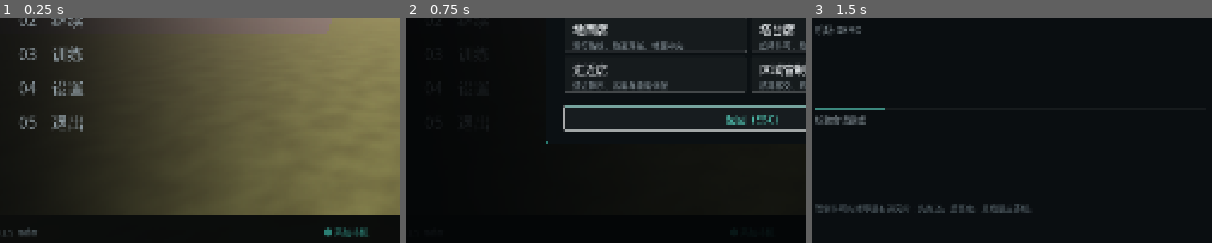
Above: before the commit, frames 1-3 (left to right).
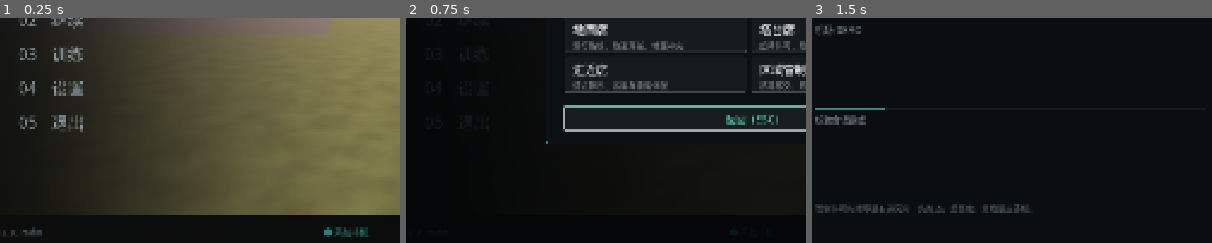
Above: after the commit, the same moments.

Repository: LFHacker/Civil-Aviation-Controller-Simulator
Game: Godot game, scene res://main.tscn
Same seed, same stepped clock (60 frames per second), same inputs: the game is played once before the commit and once after it.
Inputs:
- Up to frame 1 (0.25 s): no input
- Up to frame 2 (0.75 s): click "01 新游戏" at 0.5 s
- Up to frame 3 (1.5 s): click "02 继续" at 1.25 s
The pictures show only the part of the screen within x 7-57%, y 49-99%; the shares and areas given below are measured in that part.

The runs differ from the first frame. In frame 1, 0.1% of the frame differs, in the area x 2-11%, y 92-97%; in frame 2, less than 0.1%; in frame 3, nothing differs.

Commit message:
教学引导 + 各席位通话清单 + 地面准备好了
- 08 §7：Radio.CALL_TYPES 落成数据（放行 5 / 地面 5 / 塔台 3 / 进近·区域待扩展），
  后面做那些席位照表实现
- 08 §10：Radio.teaching_hint 按对话模式给一句话提示，显示在放行席提示区
- 07 §5.1：复诵确认后 2-5 秒机组主动报"地面准备好了，呼号"，只说一次
- 08 语音档（ASR/LLM/TTS）在 README 里明确标注未实现，界面提示也用文本代替
- tests/test_guide.gd：22 项断言；全套 22 套件 855 项全绿
- 版本 0.1.10

Diff:
--- a/core/version.gd
+++ b/core/version.gd
@@ -4,7 +4,7 @@
 
 const MAJOR := 0
 const MINOR := 1
-const PATCH := 9
+const PATCH := 10
 
 const CODENAME := "radar"
 
--- a/sim/delivery_desk.gd
+++ b/sim/delivery_desk.gd
@@ -791,6 +791,18 @@
 			fl.callsign, int(sim_time - fl.t_readback)])
 
 
+## 07 §5.1：复诵确认后机组主动报"地面准备好了，呼号"（2–5 秒后，只说一次）
+func _tick_ground_ready(sim_time: float) -> void:
+	for f in flights:
+		var fl := f as Flight
+		if fl.ground_ready_said or fl.ground_ready_at < 0.0:
+			continue
+		if fl.handed_off or sim_time < fl.ground_ready_at:
+			continue
+		fl.ground_ready_said = true
+		_log(sim_time, "pilot", "地面准备好了，%s。" % fl.callsign)
+
+
 ## 该项是否正在协调中（界面显示「协调中…」）
 func review_coordinating(callsign: String, key: String) -> bool:	return _coord.has("%s|%s" % [callsign, key])
 
@@ -1608,6 +1620,7 @@
 	_tick_pilot_requery(sim_time)
 	_tick_emergency(sim_time)
 	_tick_readback_waiting(sim_time)
+	_tick_ground_ready(sim_time)
 	for f in flights:
 		if f.state != Flight.State.SENT:
 			continue
@@ -1860,6 +1873,9 @@
 	f.state = Flight.State.CLEARED
 	f.t_cleared = sim_time
 	f.readback_deadline = -1.0
+	# 07 §5.1：复诵确认后机组会主动报"地面准备好了"（随机 2–5 秒）
+	f.ground_ready_at = sim_time + 2.0 + rng.randf() * 3.0
+	f.ground_ready_said = false
 	cleared_count += 1
 	_log(sim_time, "atc", "%s，复诵正确，放行完成，联系地面。" % f.callsign)
 	return {"ok": true, "error": "", "correct": true}
--- a/sim/flight.gd
+++ b/sim/flight.gd
@@ -89,6 +89,11 @@
 var atis_suspect := false
 ## 已经发生的特情描述；空串表示正常
 var emergency := ""
+
+## 复诵确认后多久机组会主动报"地面准备好了"（07 §5.1）
+var ground_ready_at := -1.0
+## 这句话是否已经说过
+var ground_ready_said := false
 
 ## ---- 飞行计划原值：放行前要与"当前有效值"逐项对照（放行机制规范 §1.2）----
 var plan_origin := ""      # 计划起飞机场
@@ -196,6 +201,8 @@
 		"pilot_waiting": pilot_waiting,
 		"atis_suspect": atis_suspect,
 		"emergency": emergency,
+		"ground_ready_at": ground_ready_at,
+		"ground_ready_said": ground_ready_said,
 		"atis_notified": atis_notified,
 	}
 
@@ -270,6 +277,8 @@
 	f.pilot_waiting = bool(d.get("pilot_waiting", false))
 	f.atis_suspect = bool(d.get("atis_suspect", false))
 	f.emergency = str(d.get("emergency", ""))
+	f.ground_ready_at = float(d.get("ground_ready_at", -1.0))
+	f.ground_ready_said = bool(d.get("ground_ready_said", false))
 	return f
 
 
--- a/sim/radio.gd
+++ b/sim/radio.gd
@@ -122,7 +122,52 @@
 	return out
 
 
-## 校验结果：返回 {ok, error}
+## 各席位的通话类型清单（08 §7）。地面/塔台/进近还没有玩法，先把清单落成数据，
+## 后面做那些席位时按这张表实现，不用再翻文档。
+const CALL_TYPES := {
+	"delivery": [
+		{"type": "申请放行", "dir": "pilot",
+			"items": ["位置", "机型", "ATIS 状态", "目的地"]},
+		{"type": "发布放行许可", "dir": "atc",
+			"items": ["七项法定要素", "离场情报"]},
+		{"type": "复诵", "dir": "pilot", "items": ["安全关键项", "完整呼号"]},
+		{"type": "复诵确认/纠正", "dir": "atc", "items": ["确认", "或正确内容"]},
+		{"type": "移交地面", "dir": "atc", "items": ["地面席频率"]},
+	],
+	"ground": [
+		{"type": "申请推出/开车", "dir": "pilot", "items": ["呼号", "位置", "请求"]},
+		{"type": "发布推出/开车许可", "dir": "atc",
+			"items": ["推出方向", "使用跑道", "开车许可"]},
+		{"type": "申请滑行", "dir": "pilot", "items": ["呼号", "位置", "请求"]},
+		{"type": "发布滑行许可", "dir": "atc",
+			"items": ["滑行路线", "等待点", "跑道号"]},
+		{"type": "移交塔台", "dir": "atc", "items": ["塔台频率"]},
+	],
+	"tower": [
+		{"type": "申请起飞", "dir": "pilot", "items": ["呼号", "位置", "请求"]},
+		{"type": "发布起飞许可", "dir": "atc",
+			"items": ["跑道号", "起飞许可", "风向风速"]},
+		{"type": "移交进近/区调", "dir": "atc", "items": ["后续管制单位频率"]},
+	],
+	"approach": [],
+	"center": [],
+}
+
+
+## 某席位需要支持的通话类型（08 §7）
+static func call_types(seat: String) -> Array:
+	var t: Variant = CALL_TYPES.get(seat, [])
+	return t if t is Array else []
+
+
+## 教学引导（08 §10）：首次上手时按对话模式给一句话提示
+static func teaching_hint(mode: String) -> String:
+	if mode == "preset":
+		return "点下面任意一条候选通话即可发出；不确定就先用「请稍等」。"
+	if mode == "text":
+		return "输入完整通话，系统按关键词校验七项要素（语音档未接入，用文本代替）。"
+	return "逐项选好离场程序、高度、应答机，再点「发放行许可」。"
+
 static func check_slots(slots: Array, filled: Dictionary) -> Dictionary:
 	var miss := missing_slots(slots, filled)
 	if not miss.is_empty():
--- /dev/null
+++ b/tests/test_guide.gd
@@ -0,0 +1,130 @@
+## 教学引导（08 §10）、各席位通话类型清单（08 §7）、
+## 以及「地面准备好了」（07 §5.1）的测试，无头可跑。
+## 运行：
+##   Godot_v4.7.2-stable_win64_console.exe --headless --path <工程> --script res://tests/test_guide.gd
+extends SceneTree
+
+var _checks := 0
+var _fails := 0
+
+
+func _initialize() -> void:
+	print("")
+	print("════════ 教学 / 通话清单 / 地面准备好了 ════════")
+	_test_call_types()
+	_test_teaching()
+	_test_ground_ready()
+	print("")
+	print("────────────────────────────")
+	if _fails == 0:
+		print("✓ 全部通过：%d 项断言" % _checks)
+	else:
+		print("✗ 失败 %d / %d 项断言" % [_fails, _checks])
+	quit(0 if _fails == 0 else 1)
+
+
+func _test_call_types() -> void:
+	_section("各席位通话类型（08 §7）")
+	var del := Radio.call_types("delivery")
+	_check(del.size() == 5, "放行席 5 类通话", str(del.size()))
+	_check(String((del[0] as Dictionary).type) == "申请放行", "第一类是申请放行")
+	_check(String((del[0] as Dictionary).dir) == "pilot", "申请由机组发起")
+
+	var ground := Radio.call_types("ground")
+	_check(ground.size() == 5, "地面席 5 类", str(ground.size()))
+	var types := PackedStringArray()
+	for t in ground:
+		types.append(String((t as Dictionary).type))
+	_check(types.has("发布滑行许可"), "地面席有滑行许可", ",".join(types))
+	_check(types.has("移交塔台"), "地面席有移交塔台")
+
+	var tower := Radio.call_types("tower")
+	_check(tower.size() == 3, "塔台席 3 类", str(tower.size()))
+	_check(String((tower[1] as Dictionary).type) == "发布起飞许可",
+		"塔台第二类是起飞许可")
+
+	_check(Radio.call_types("approach").is_empty(), "进近席待扩展（空表）")
+	_check(Radio.call_types("不存在").is_empty(), "未知席位返回空")
+
+
+func _test_teaching() -> void:
+	_section("教学引导（08 §10）")
+	var p := Radio.teaching_hint("preset")
+	_check(p.contains("候选"), "简易模式提示点候选", p)
+	var f := Radio.teaching_hint("form")
+	_check(f.contains("发放行许可"), "填空式提示逐项填", f)
+	var t := Radio.teaching_hint("text")
+	_check(t.contains("语音档未接入"), "文本模式明确标注语音未接入", t)
+	_check(Radio.teaching_hint("随便").contains("发放行许可"), "未知模式退回默认")
+
+
+func _desk() -> DeliveryDesk:
+	var d := DeliveryDesk.new()
+	d.setup(606)
+	d.field = {
+		"runway": "18", "wind": "18005MPS", "visibility": "CAVOK", "qnh": 1013,
+		"atis_alpha": "A", "dep_freq": "119.000", "ground_freq": "121.750",
+		"clock_start": "0800", "airport_id": "ZDEM",
+	}
+	d.review_ref = {"types": {}, "alternates": [], "routes": {}, "loa": []}
+	d.set_plan([{"callsign": "GRD001", "type": "B738", "dest": "ZBAA",
+		"stand": "A05", "sid": "RUMUK 8D", "alt": 6000}])
+	d.spawn_request(0.0)
+	d.get_flight("GRD001").checked = true
+	d.issue_clearance("GRD001", "RUMUK 8D", 6000, "1234", 0.0)
+	return d
+
+
+func _test_ground_ready() -> void:
+	_section("地面准备好了（07 §5.1）")
+	var d := _desk()
+	var f := d.get_flight("GRD001")
+	d.force_ok_next = true
+	d.tick(f.readback_at + 0.1)
+	_check(f.state == Flight.State.READBACK, "复诵到了")
+	d.accept_readback("GRD001", 5.0)
+	_check(f.ground_ready_at > 5.0, "排了一个 2–5 秒后的回报",
+		str(f.ground_ready_at))
+	_check(f.ground_ready_at <= 10.5, "延迟不超过 5 秒", str(f.ground_ready_at))
+
+	d.tick(f.ground_ready_at - 0.5)
+	_check(not f.ground_ready_said, "没到点不说")
+	d.tick(f.ground_ready_at + 0.5)
+	_check(f.ground_ready_said, "到点机组报地面准备好了")
+	var found := false
+	for e in d.recent(10):
+		if String(e.text).contains("地面准备好了"):
+			found = true
+	_check(found, "通话记录里有这句话")
+
+	# 只说一次
+	var before := d.transcript.size()
+	d.tick(f.ground_ready_at + 100.0)
+	_check(d.transcript.size() == before, "不会重复说")
+
+	# 已经移交的就不说了
+	var d2 := _desk()
+	var g := d2.get_flight("GRD001")
+	d2.force_ok_next = true
+	d2.tick(g.readback_at + 0.1)
+	d2.accept_readback("GRD001", 5.0)
+	d2.handoff_ground("GRD001", 6.0)
+	d2.tick(g.ground_ready_at + 1.0)
+	_check(not g.ground_ready_said, "移交后不再播这句")
+
+
+func _section(title: String) -> void:
+	print("")
+	print("· " + title)
+
+
+func _check(cond: bool, name: String, detail: String = "") -> void:
+	_checks += 1
+	if cond:
+		print("    PASS  " + name)
+	else:
+		_fails += 1
+		if detail == "":
+			print("    FAIL  " + name)
+		else:
+			print("    FAIL  %s  -> %s" % [name, detail])
--- a/ui/delivery_panel.gd
+++ b/ui/delivery_panel.gd
@@ -1282,7 +1282,8 @@
 			_hint.text = "先确认修正海压 QNH 才能发许可"
 			_hint.add_theme_color_override("font_color", AtcTheme.C_WARM)
 		else:
-			_hint.text = "计划已核对，可以发放行许可"
+			_hint.text = "计划已核对，可以发放行许可。" + Radio.teaching_hint(
+				desk.issue_mode)
 			_hint.add_theme_color_override("font_color", AtcTheme.C_ACCENT)
 	elif f.state == Flight.State.SENT:
 		_hint.text = "许可已发出，等待机组复诵…"
Not shown, changed: README.md
